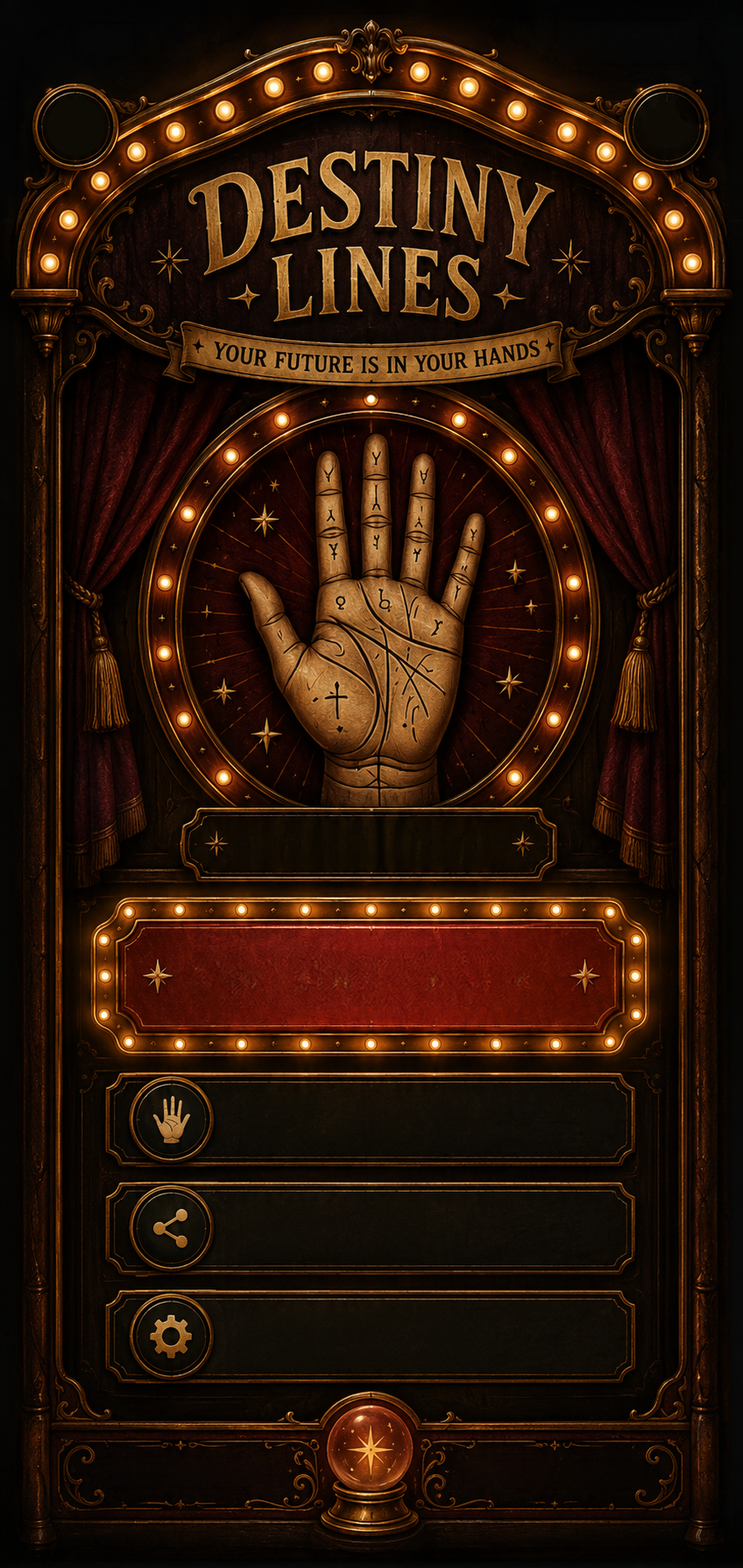
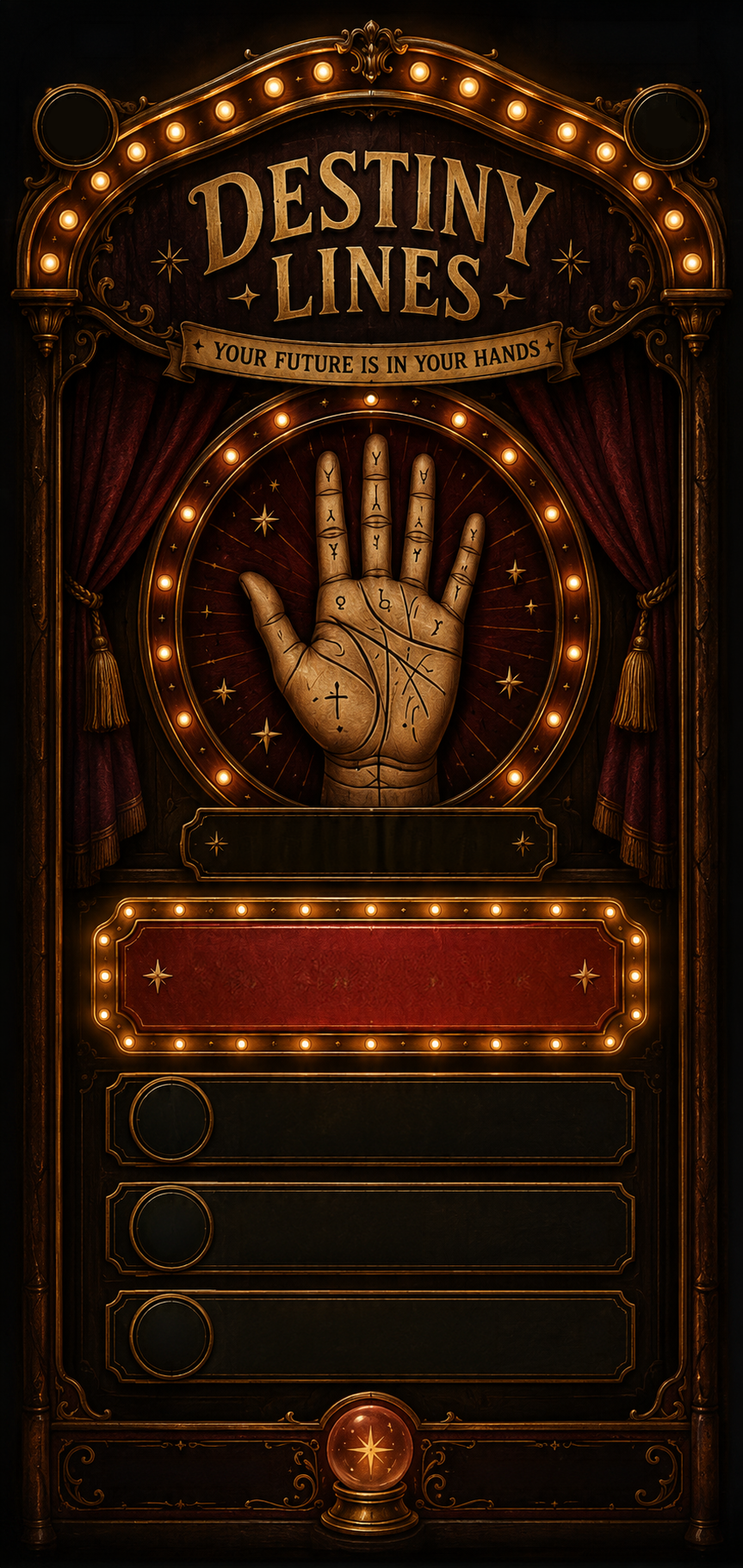
Revision of a layered 743x1568 image; what changed, layer by layer:
added layer "Remove tool edits 14" above "Remove tool edits 13" over 145, 1311, 196, 1362
added layer "Remove tool edits 13" above "Remove tool edits 12" over 148, 1203, 199, 1254
added layer "Remove tool edits 12" above "Remove tool edits 11" over 141, 1091, 199, 1149